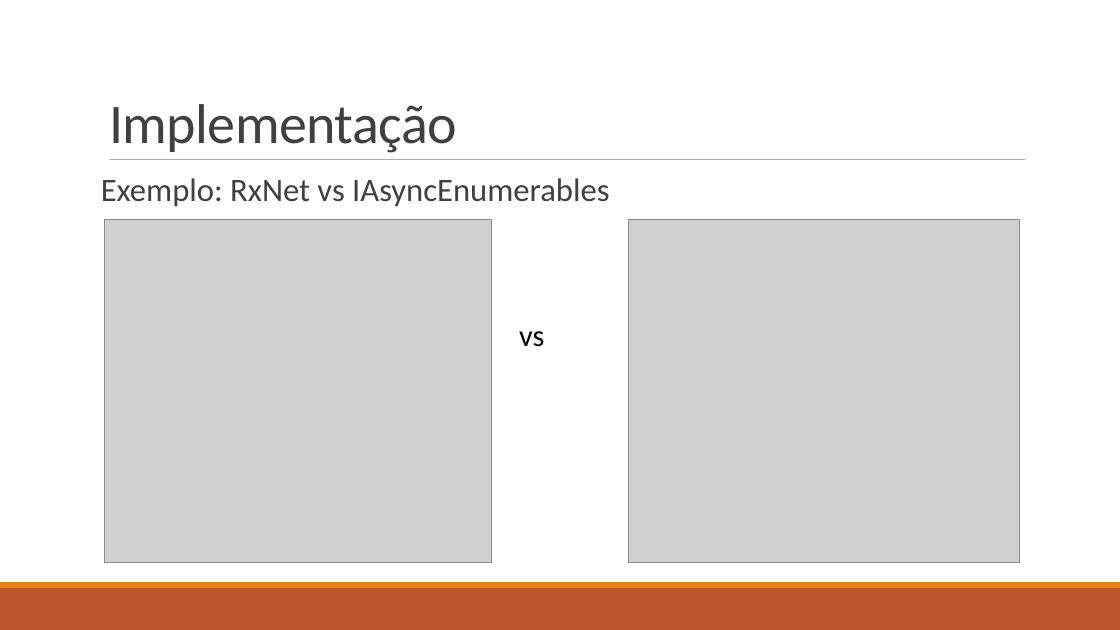
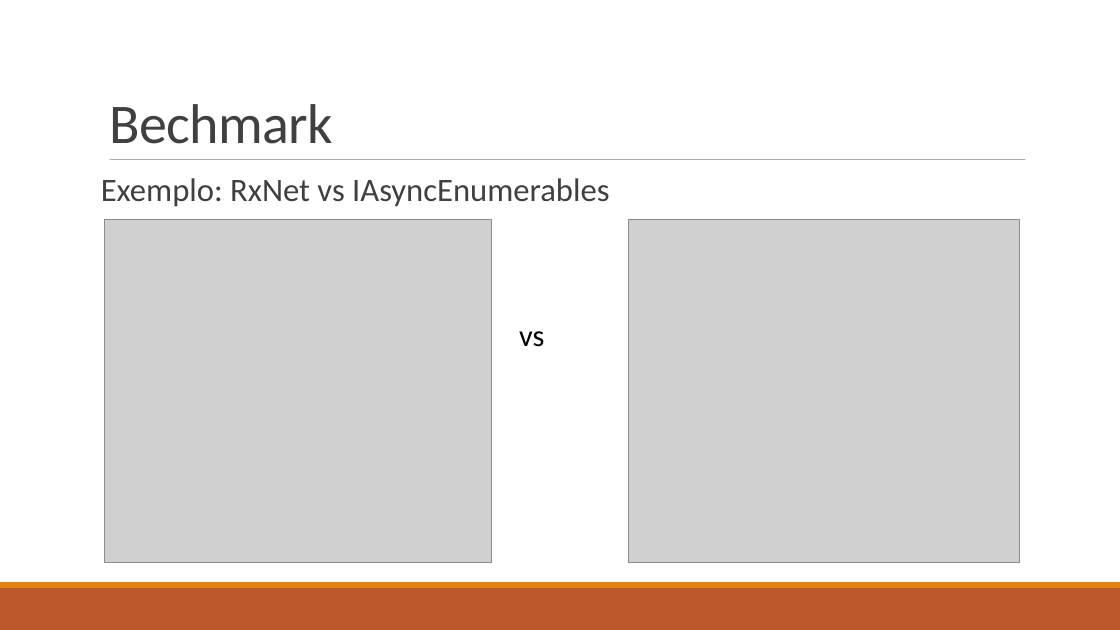
Before and after one commit to isel-sw-projects/2021-asyncio-pipelines, a slide deck: slide 10 of From asynchronous IO to reactive stream pipelines.ppt.odp. Drawn at 1120x630 pixels with LibreOffice and Linux fonts; fonts in the diff are those of the drawing; grey boxes stand for pictures. Boxes give left, top, right and bottom in pixels: in the first picture for what was removed or moved away, otherwise in the second. Text is boxed around its words. In the diff, an @@ line names an element or a change of style, - is before the commit and + after.

```diff
--- a/From asynchronous IO to reactive stream pipelines.ppt.odp
+++ b/From asynchronous IO to reactive stream pipelines.ppt.odp
@@ title at [109,104,333,144]: text changed @@
-Implementação
+Bechmark
```
Also in this commit, not shown: 3 other slides changed, 1 slide added, 1 slide removed, 1 other file.
